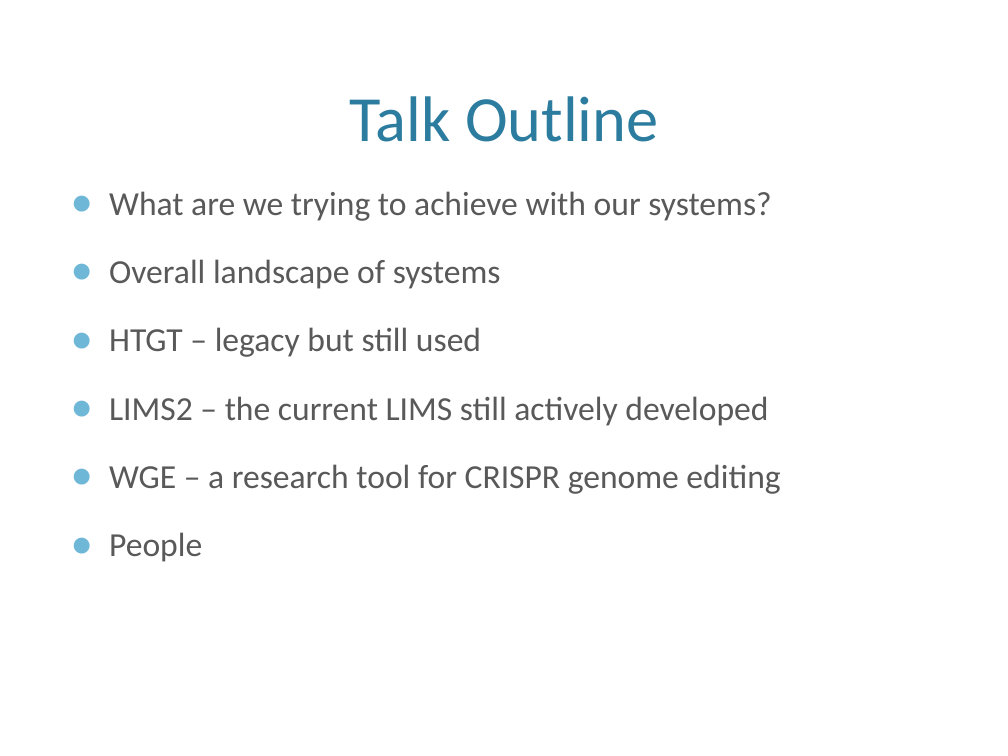
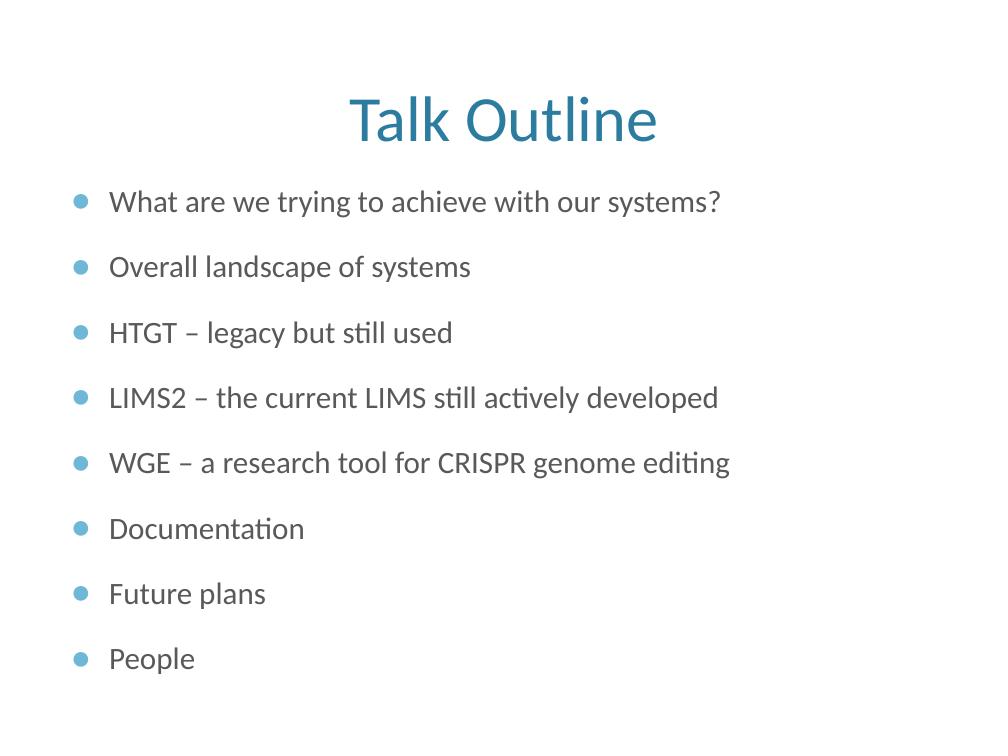
Before and after one commit to htgt/Docs, a slide deck: slide 2 of IMG-2015.pptx. Drawn at 1008x756 pixels with LibreOffice and Linux fonts; fonts in the diff are those of the drawing; background and template pictures are left out. Boxes give left, top, right and bottom in pixels: in the first picture for what was removed or moved away, otherwise in the second. Text is boxed around its words. In the diff, an @@ line names an element or a change of style, - is before the commit and + after.

```diff
--- a/IMG-2015.pptx
+++ b/IMG-2015.pptx
@@ text at (109, 190, 730, 674): size 24 to 22.2 pt in "What are we trying to achieve with ...", "Overall landscape of systems", "HTGT – legacy but still used", "LIMS2 – the current LIMS still actively ..." and 2 more places @@
@@ text at (109, 517, 305, 609): paragraphs added @@
+● Documentation
+● Future plans
```
Also in this commit, not shown: 3 other slides changed, 5 slides added.
